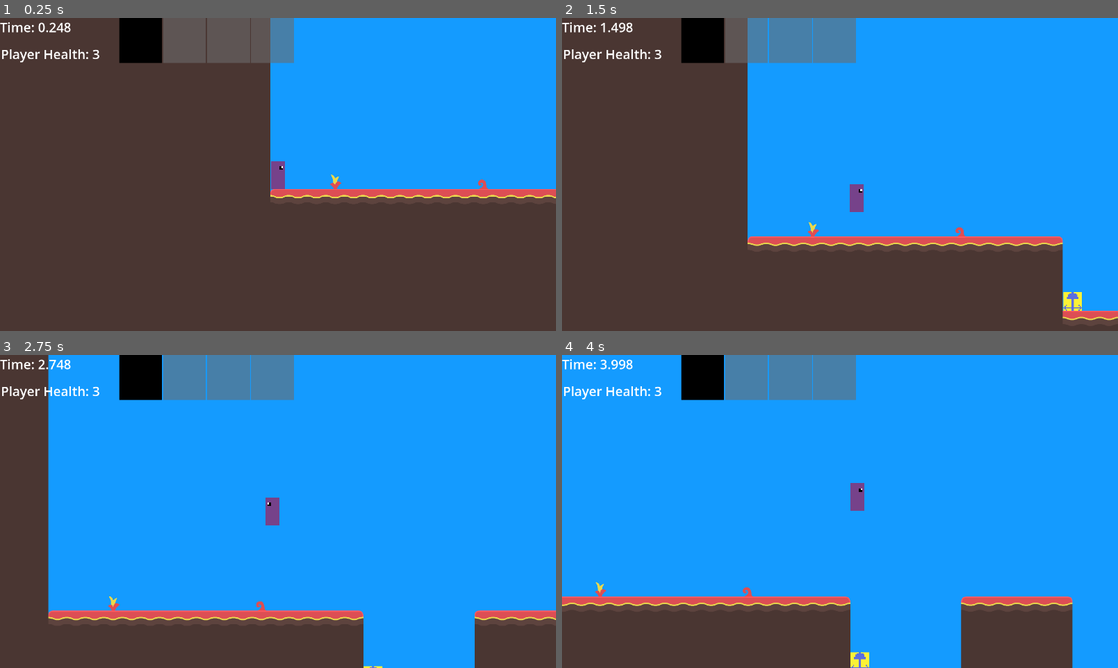
Above: before the commit, frames 1-4 (two rows, left to right).
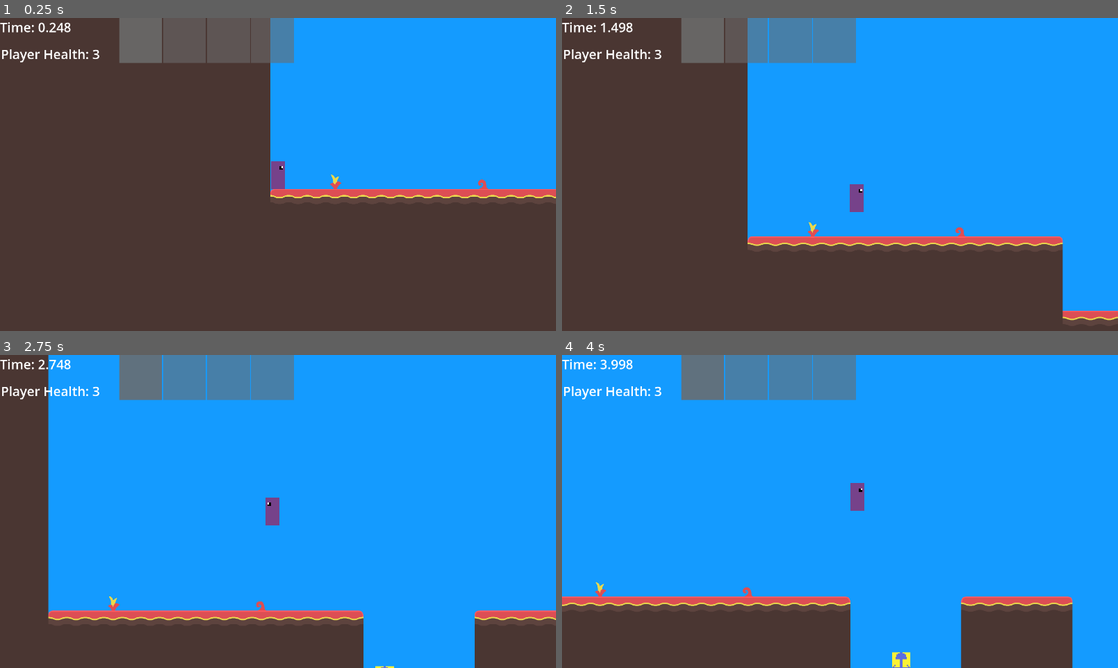
Above: after the commit, the same moments.

Repository: AidanCooper2003/AshenSkies
Game: Godot game, scene res://scenes/levels/playtest_level.tscn
The game is run twice, just before and just after one commit, with the same random seed, the same clock (stepped at 60 frames per second) and the same inputs.
Inputs (mouse positions are in pixels of both pictures, inside the frame that each line leads up to):
- Up to frame 1 (0.25 s): no input
- Up to frame 2 (1.5 s): move the mouse to (962, 158) at 0.52 s; hold D (Move Right) from 0.53 s (still down); tap Space (Jump) at 0.6, 0.77, 1.07 s; move the mouse to (728, 190) at 1.27 s; click (728, 190) at 1.35 s
- Up to frame 3 (2.75 s): tap Space (Jump) at 1.52, 1.55, 1.82, 2.3 s; move the mouse to (333, 442) at 2.02 s; release D (Move Right) at 2.03 s; hold A (Move Left) from 2.03 s (still down); hold Right mouse button (Secondary Fire) from 2.03 s (still down)
- Up to frame 4 (4 s): move the mouse to (812, 574) at 2.77 s; release A (Move Left) at 2.78 s; release Right mouse button (Secondary Fire) at 2.78 s; hold D (Move Right) from 2.78 s (still down); tap Mouse wheel down (SwapWeaponDown) at 2.85 s; tap Space (Jump) at 3.02, 3.05, 3.32, 3.77, 3.8 s; move the mouse to (1006, 558) at 3.52 s; tap Mouse wheel up (SwapWeaponUp) at 3.6 s

The runs differ from the first frame. In frame 1, 1.1% of the frame differs, in the area x 21-30%, y 0-15%; in frame 2, 1.3%; in frame 3, 1.1%; in frame 4, 1.5%, in the area x 21-63%, y 0-100%.

Commit message:
Fixed more exports, added wall directional switch for territorial jumper

Diff:
--- a/scenes/levels/playtest_level.tscn
+++ b/scenes/levels/playtest_level.tscn
@@ -99,6 +99,8 @@
 _final_timer_text = NodePath("../Camera2D/CanvasLayer/Control/Final Time")
 _health_text = NodePath("../Camera2D/CanvasLayer/Control/Health")
 _death_text = NodePath("../Camera2D/CanvasLayer/Control/Death")
+_deselected_slot_color = Color(1, 1, 1, 0.623529)
+_selected_slot_color = Color(1, 1, 1, 0.87451)
 _weapon_slots = [NodePath("../Camera2D/CanvasLayer/Control/InventoryContainer/Control"), NodePath("../Camera2D/CanvasLa …(188 unchanged characters)…
 
 [node name="CraftingUIManager" type="Node2D" parent="." node_paths=PackedStringArray("_crafting_container", "_resource_grid", "_crafting_grid", "_player")]
@@ -123,7 +125,7 @@
 shape = SubResource("RectangleShape2D_mxg24")
 
 [node name="TerritorialJumper" parent="." instance=ExtResource("4_g4ohe")]
-position = Vector2(994, 350)
+position = Vector2(1159, 350)
 
 [node name="AshPriest1" parent="." instance=ExtResource("6_nfakm")]
 position = Vector2(2442, 308)
@@ -132,7 +134,11 @@
 position = Vector2(4256, -398)
 
 [node name="TerritorialJumper2" parent="." instance=ExtResource("4_g4ohe")]
-position = Vector2(4435, -1568)
+position = Vector2(4662, -1570)
+
+[node name="TerritorialJumper3" parent="." instance=ExtResource("4_g4ohe")]
+position = Vector2(3748, 929)
+_relative_left_bound = 1000.0
 
 [connection signal="area_entered" from="Area2D" to="UIManager" method="_on_area_2d_area_entered"]
 
--- a/scenes/objects/enemies/territorial_jumper.tscn
+++ b/scenes/objects/enemies/territorial_jumper.tscn
@@ -34,6 +34,9 @@
 "hurt": SubResource("Animation_yqmoa")
 }
 
+[sub_resource type="RectangleShape2D" id="RectangleShape2D_dm77d"]
+size = Vector2(20, 16)
+
 [node name="TerritorialJumper" type="CharacterBody2D"]
 collision_layer = 4
 collision_mask = 16
@@ -68,7 +71,7 @@
 _character_body_2d = NodePath("..")
 _downwards_gravity_coefficient = 1.0
 
-[node name="ShapeCast2D" type="ShapeCast2D" parent="."]
+[node name="EnemyDetector" type="ShapeCast2D" parent="."]
 position = Vector2(0, -178)
 shape = SubResource("RectangleShape2D_136hl")
 target_position = Vector2(0, 134)
@@ -101,6 +104,20 @@
 "": SubResource("AnimationLibrary_3dthq")
 }
 
+[node name="LeftWallDetector" type="ShapeCast2D" parent="."]
+position = Vector2(-41, -24)
+shape = SubResource("RectangleShape2D_dm77d")
+target_position = Vector2(0, 48)
+collision_mask = 16
+collide_with_areas = true
+
+[node name="RightWallDetector" type="ShapeCast2D" parent="."]
+position = Vector2(41, -24)
+shape = SubResource("RectangleShape2D_dm77d")
+target_position = Vector2(0, 48)
+collision_mask = 16
+collide_with_areas = true
+
 [connection signal="area_entered" from="DamageDealerComponent" to="DamageDealerComponent" method="_on_area_entered"]
 [connection signal="health_changed" from="HealthComponent" to="." method="_on_health_component_health_changed"]
 [connection signal="damage_taken" from="HitboxComponent" to="HealthComponent" method="_on_hitbox_component_damage_taken"]
--- a/scripts/entities/enemies/territorial_jumper.gd
+++ b/scripts/entities/enemies/territorial_jumper.gd
@@ -10,8 +10,10 @@
 
 @onready var _walker_component:= $WalkerComponent
 @onready var _jumper_component:= $JumperComponent
-@onready var _object_detector:= $ShapeCast2D
+@onready var _enemy_detector:= $EnemyDetector
 @onready var _animation_player:= $AnimationPlayer
+@onready var _left_wall_detector:= $LeftWallDetector
+@onready var _right_wall_detector:= $RightWallDetector
 
 func _ready() -> void:
 	_current_walk_direction = _starting_direction
@@ -19,15 +21,19 @@
 	_actual_right_bound = position.x + _relative_right_bound
 
 
+
 func _physics_process(_delta) -> void:
 	if position.x < _actual_left_bound:
 		_current_walk_direction = 1
-		_walker_component.walk_direction = _current_walk_direction
 	elif position.x > _actual_right_bound:
 		_current_walk_direction = -1
-		_walker_component.walk_direction = _current_walk_direction
-	if _object_detector.is_colliding() and is_on_floor():
+	elif _left_wall_detector.is_colliding():
+		_current_walk_direction = 1
+	elif _right_wall_detector.is_colliding():
+		_current_walk_direction = -1
+	if _enemy_detector.is_colliding() and is_on_floor():
 		_jumper_component.force_jump()
+	_walker_component.walk_direction = _current_walk_direction
 	move_and_slide()
 
 
Not shown: 1 places in scenes/objects/enemies/territorial_jumper.tscn that only renumber resources
